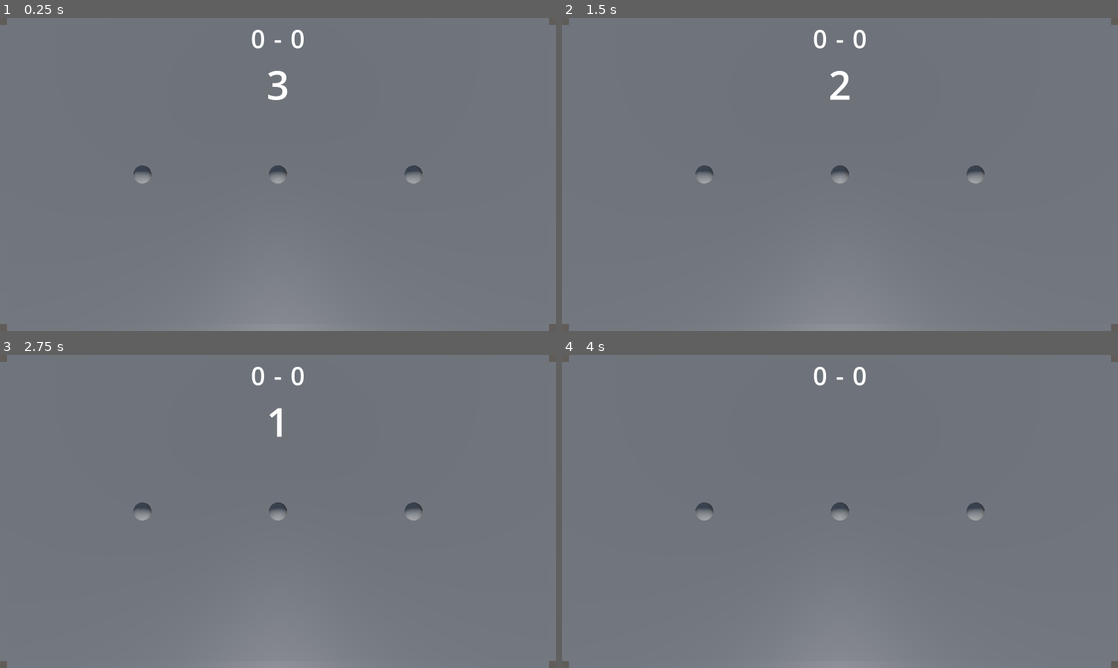
Above: before the commit, frames 1-4 (two rows, left to right).
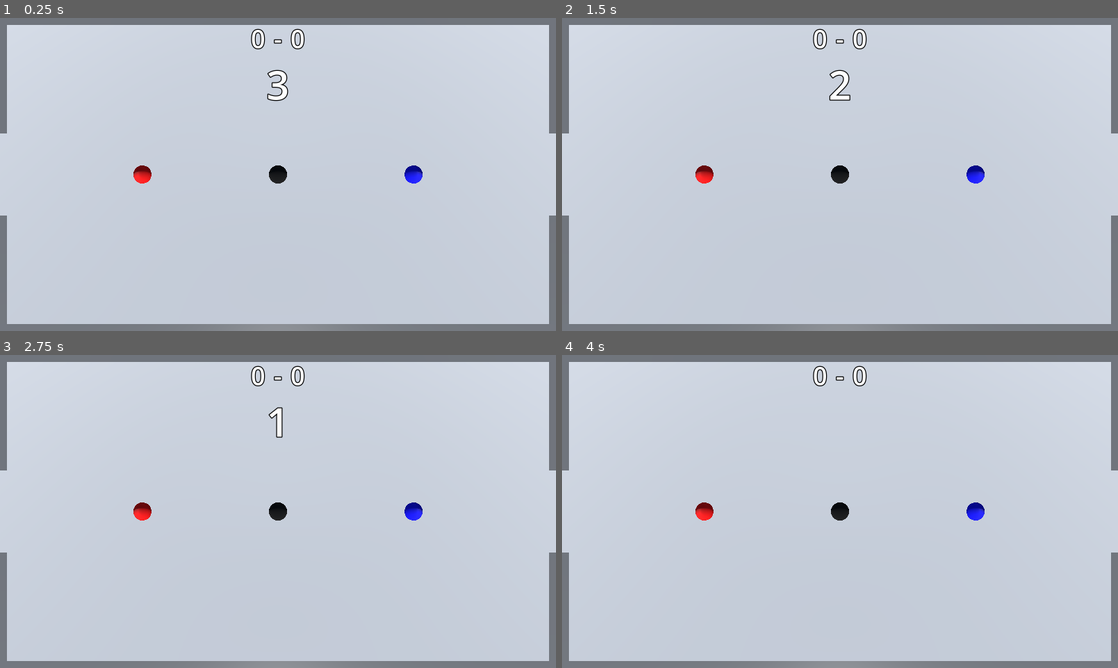
Above: after the commit, the same moments.

Repository: pietrodeluca1997/puck-smashers
Game: Godot game, scene res://Features/Arena/Levels/PrototypeArena.tscn
The game is run twice, just before and just after one commit, with the same random seed, the same clock (stepped at 60 frames per second) and the same inputs.
Inputs (mouse positions are in pixels of both pictures, inside the frame that each line leads up to):
- Up to frame 1 (0.25 s): no input
- Up to frame 2 (1.5 s): tap Enter at 0.5 s; move the mouse to (962, 158) at 0.52 s; click (962, 158) at 0.67 s; tap Space at 1.25 s; move the mouse to (728, 190) at 1.27 s; click (728, 190) at 1.42 s
- Up to frame 3 (2.75 s): move the mouse to (333, 442) at 2.02 s; click (333, 442) at 2.17 s
- Up to frame 4 (4 s): tap Enter at 2.75 s; move the mouse to (812, 574) at 2.77 s; click (812, 574) at 2.92 s; tap Space at 3.5 s; move the mouse to (1006, 558) at 3.52 s; click (1006, 558) at 3.67 s

The runs differ from the first frame. In frame 1, 94% of the frame differs, in the area x 0-100%, y 0-100%; in frame 2, 94%; in frame 3, 94%; in frame 4, 94%.

Commit message:
Loop de gameplay básico - Materiais simples para o destaque de cada entidade

Diff:
--- a/Features/Arena/Levels/PrototypeArena.tscn
+++ b/Features/Arena/Levels/PrototypeArena.tscn
@@ -7,6 +7,9 @@
 
 [sub_resource type="SphereShape3D" id="SphereShape3D_lxhs6"]
 radius = 1.0
+
+[sub_resource type="StandardMaterial3D" id="StandardMaterial3D_voni2"]
+albedo_color = Color(0, 0, 0, 1)
 
 [sub_resource type="SphereMesh" id="SphereMesh_lxhs6"]
 radius = 1.0
@@ -18,9 +21,17 @@
 [sub_resource type="SphereShape3D" id="SphereShape3D_voni2"]
 radius = 1.5
 
+[sub_resource type="StandardMaterial3D" id="StandardMaterial3D_gtda5"]
+albedo_color = Color(0, 0, 1, 1)
+
 [sub_resource type="PhysicsMaterial" id="PhysicsMaterial_ypwgc"]
 bounce = 0.7
 
+[sub_resource type="StandardMaterial3D" id="StandardMaterial3D_ypwgc"]
+albedo_color = Color(1, 0, 0, 1)
+
+[sub_resource type="StandardMaterial3D" id="StandardMaterial3D_ue6p7"]
+
 [sub_resource type="QuadMesh" id="QuadMesh_su7we"]
 size = Vector2(62, 33)
 
@@ -28,13 +39,13 @@
 points = PackedVector3Array(31, 16.5, 0, 31, -16.5, 0, -31, 16.5, 0, -31, -16.5, 0)
 
 [sub_resource type="BoxMesh" id="BoxMesh_su7we"]
-size = Vector3(60, 2, 1)
+size = Vector3(62, 2, 1)
 
 [sub_resource type="ConvexPolygonShape3D" id="ConvexPolygonShape3D_voni2"]
-points = PackedVector3Array(30, 1, 0.5, 30, 1, -0.5, -30, 1, 0.5, 30, -1, 0.5, 30, -1, -0.5, -30, 1, -0.5, -30, -1, 0.5, -30, -1, -0.5)
+points = PackedVector3Array(31, 1, 0.5, 31, 1, -0.5, -31, 1, 0.5, 31, -1, 0.5, 31, -1, -0.5, -31, 1, -0.5, -31, -1, 0.5, -31, -1, -0.5)
 
 [sub_resource type="ConvexPolygonShape3D" id="ConvexPolygonShape3D_ue6p7"]
-points = PackedVector3Array(30, 1, 0.5, 30, 1, -0.5, -30, 1, 0.5, 30, -1, 0.5, 30, -1, -0.5, -30, 1, -0.5, -30, -1, 0.5, -30, -1, -0.5)
+points = PackedVector3Array(31, 1, 0.5, 31, 1, -0.5, -31, 1, 0.5, 31, -1, 0.5, 31, -1, -0.5, -31, 1, -0.5, -31, -1, 0.5, -31, -1, -0.5)
 
 [sub_resource type="BoxMesh" id="BoxMesh_lxhs6"]
 size = Vector3(1, 2, 12)
@@ -81,12 +92,18 @@
 
 [sub_resource type="LabelSettings" id="LabelSettings_lxhs6"]
 font_size = 72
+outline_size = 10
+outline_color = Color(0, 0, 0, 1)
 
 [sub_resource type="LabelSettings" id="LabelSettings_voni2"]
 font_size = 72
+outline_size = 10
+outline_color = Color(0, 0, 0, 1)
 
 [sub_resource type="LabelSettings" id="LabelSettings_ypwgc"]
 font_size = 114
+outline_size = 10
+outline_color = Color(0, 0, 0, 1)
 
 [node name="PrototypeArena" type="Node3D"]
 
@@ -100,6 +117,7 @@
 shape = SubResource("SphereShape3D_lxhs6")
 
 [node name="SphereMesh3D" type="MeshInstance3D" parent="Ball/CollisionShape3D"]
+material_override = SubResource("StandardMaterial3D_voni2")
 mesh = SubResource("SphereMesh_lxhs6")
 skeleton = NodePath("../..")
 
@@ -124,6 +142,7 @@
 shape = SubResource("SphereShape3D_lxhs6")
 
 [node name="SphereMesh3D" type="MeshInstance3D" parent="Player/CollisionShape3D"]
+material_override = SubResource("StandardMaterial3D_gtda5")
 mesh = SubResource("SphereMesh_lxhs6")
 skeleton = NodePath("../..")
 
@@ -138,6 +157,7 @@
 shape = SubResource("SphereShape3D_lxhs6")
 
 [node name="SphereMesh3D" type="MeshInstance3D" parent="Bot/CollisionShape3D"]
+material_override = SubResource("StandardMaterial3D_ypwgc")
 mesh = SubResource("SphereMesh_lxhs6")
 skeleton = NodePath("../..")
 
@@ -152,6 +172,7 @@
 
 [node name="MeshInstance3D" type="MeshInstance3D" parent="Arena/Floor"]
 transform = Transform3D(1, 0, 0, 0, -4.37114e-08, 1, 0, -1, -4.37114e-08, 0.032896, 0.0159636, 0.00293732)
+material_override = SubResource("StandardMaterial3D_ue6p7")
 mesh = SubResource("QuadMesh_su7we")
 
 [node name="StaticBody3D" type="StaticBody3D" parent="Arena/Floor/MeshInstance3D"]
@@ -226,14 +247,14 @@
 shape = SubResource("ConvexPolygonShape3D_ypwgc")
 
 [node name="LeftGoal" type="Area3D" parent="Arena"]
-transform = Transform3D(1, 0, 0, 0, 1, 0, 0, 0, 1, -30.5, 0, 0)
+transform = Transform3D(1, 0, 0, 0, 1, 0, 0, 0, 1, -31.5, 0, 0)
 
 [node name="CollisionShape3D" type="CollisionShape3D" parent="Arena/LeftGoal"]
 transform = Transform3D(1, 0.00038914, 4.83236e-05, -0.000389145, 1, 0.000147285, -4.82847e-05, -0.000147297, 1, 0.00105095, 1.00761, 0.000573635)
 shape = SubResource("BoxShape3D_lxhs6")
 
 [node name="RightGoal" type="Area3D" parent="Arena"]
-transform = Transform3D(1, 0, 0, 0, 1, 0, 0, 0, 1, 30.5, 0, 0)
+transform = Transform3D(1, 0, 0, 0, 1, 0, 0, 0, 1, 31.5, 0, 0)
 
 [node name="CollisionShape3D" type="CollisionShape3D" parent="Arena/RightGoal"]
 transform = Transform3D(1, 0.00038914, 4.83236e-05, -0.000389145, 1, 0.000147285, -4.82847e-05, -0.000147297, 1, 0.00105095, 1.00761, 0.000573635)
--- a/Features/Player/Scripts/Player.gd
+++ b/Features/Player/Scripts/Player.gd
@@ -13,6 +13,8 @@
 var force_increase_factor: float = 50.0
 var last_mouse_world_direction: Vector3 = Vector3.ZERO
 var start_countdown_timer: Timer
+var reset_player_timer: Timer
+var reset_bot_timer: Timer
 var ball_start_location: Vector3
 var player_start_location: Vector3
 var bot_start_location: Vector3
@@ -35,6 +37,9 @@
 
 	start_countdown()
 
+func restart_game():
+	left_goal_score.text = "0"
+	right_goal_score.text = "0"
 
 func start_countdown() -> void:
 	start_countdown_label.text = "3"
@@ -67,10 +72,33 @@
 
 	direction_and_force_bar_mesh_pivot.visible = false
 
+	reset_player_timer = Timer.new()
+	reset_player_timer.wait_time = 2.0
+	reset_player_timer.one_shot = false
+	add_child(reset_player_timer)
+	reset_player_timer.connect("timeout", Callable(self, "_on_reset_player_timer_timeout"))
+
+	reset_bot_timer = Timer.new()
+	reset_bot_timer.wait_time = 2.0
+	reset_bot_timer.one_shot = false
+	add_child(reset_bot_timer)
+	reset_bot_timer.connect("timeout", Callable(self, "_on_reset_bot_timer_timeout"))
+
 	reset()
 
 	start_countdown()
 
+func _on_reset_player_timer_timeout():
+	reset_player_timer.stop()
+	freeze = true
+	freeze = false
+	global_position = player_start_location
+
+func _on_reset_bot_timer_timeout():
+	reset_bot_timer.stop()
+	bot.freeze = true
+	bot.freeze = false
+	bot.global_position = bot_start_location
 
 func _on_countdown_timer_timeout():
 	var text_number: int = int(start_countdown_label.text)
@@ -124,16 +152,41 @@
 
 	return space_state.intersect_ray(query)
 
+func reset_player() -> void:
+	reset_player_timer.start()
+
+func reset_bot() -> void:
+	reset_bot_timer.start()
 
 func _on_left_goal_body_entered(body: Node3D) -> void:
 	match body.name:
 		"Ball":
-			right_goal_score.text = str(int(right_goal_score.text) + 1)
+			var new_score: int = int(right_goal_score.text) + 1
+
+			if (new_score == 5):
+				restart_game()
+			else:
+				right_goal_score.text = str(new_score)
+
 			reset()
+		"Player":
+			reset_player()
+		"Bot":
+			reset_bot()
 
 
 func _on_right_goal_body_entered(body: Node3D) -> void:
 	match body.name:
 		"Ball":
-			left_goal_score.text = str(int(left_goal_score.text) + 1)
+			var new_score: int = int(left_goal_score.text) + 1
+
+			if (new_score == 5):
+				restart_game()
+			else:
+				left_goal_score.text = str(new_score)
+
 			reset()
+		"Player":
+			reset_player()
+		"Bot":
+			reset_bot()
Not shown: 1 places in Features/Arena/Levels/PrototypeArena.tscn that only renumber resources
